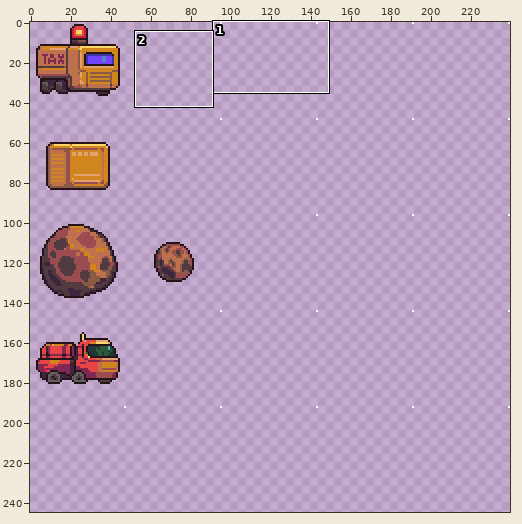
One commit to this pixel-art file: Assets/_Sprites/ase/tileset.aseprite. The picture above shows the old version from afar; the outline marks the close-up.
Close-up. Before the commit:
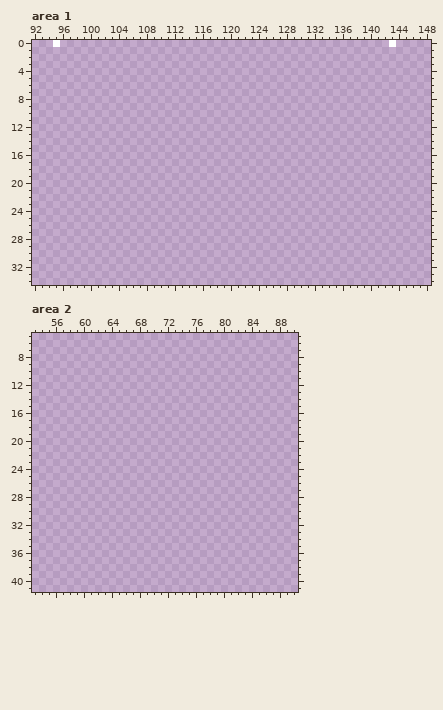
240x240 pixels, 1 frame. Shown: area 1: x 92..148, y 0..34; area 2: x 53..90, y 5..41. The old version is drawn lined up with the new one, on the new canvas. The wide view leaves out empty margins. The commit also changed other parts of the picture, which this record leaves out.
Once edited:
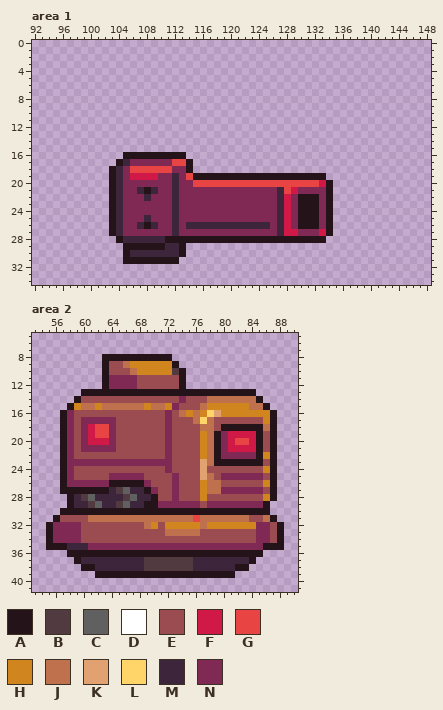
Palette (. is transparent): A #25131a  B #523b40  C #606060  D #ffffff  E #9b4c51  F #d01946  G #e84444  H #d1851e  J #bf704d  K #e1a171  L #ffd569  M #3d253b  N #802954
Changes in this commit:
canvas 240x240 -> 240x288
--- area 1
@@ x 92..148 @@
- 0 ...D...............................................D.....
+ 0 .........................................................
  1 .........................................................
@@ x 101..136 @@
 15 ....................................
-16 ....................................
-17 ....................................
-18 ....................................
-19 ....................................
-20 ....................................
-21 ....................................
-22 ....................................
-23 ....................................
-24 ....................................
-25 ....................................
-26 ....................................
-27 ....................................
-28 ....................................
-29 ....................................
-30 ....................................
-31 ....................................
+16 ....AAAAAAAAA.......................
+17 ...AMNNNNNNGGA......................
+18 ..AMNGGGGGGNNA......................
+19 ..AMNFFFFNNMNGAAAAAAAAAAAAAAAAAAA...
+20 ..AMNNNNNNNMNNGGGGGGGGGGGGGGGGGGFA..
+21 ..AMNNMAMNNMNNNNNNNNNNNNNNMGFNNNNA..
+22 ..AMNNNMNNNMNNNNNNNNNNNNNNMFNAAANA..
+23 ..AMNNNNNNNMNNNNNNNNNNNNNNMFNAAANA..
+24 ..AMNNNNNNNMNNNNNNNNNNNNNNMFNAAANA..
+25 ..AMNNNMNNNMNNNNNNNNNNNNNNMFNAAANA..
+26 ..AMNNMAMNNMNMMMMMMMMMMMMNMFNAAANA..
+27 ..AMNNNNNNNMNNNNNNNNNNNNNNMFFNNNFA..
+28 ...AMMMMMMAAAAAAAAAAAAAAAAAAAAAAA...
+29 ....AAAAAAMMA.......................
+30 ....AMMMMMMMA.......................
+31 ....AAAAAAAA........................
 32 ....................................
--- area 2
@@ x 53..90 @@
  7 ......................................
- 8 ......................................
- 9 ......................................
-10 ......................................
-11 ......................................
-12 ......................................
-13 ......................................
-14 ......................................
-15 ......................................
-16 ......................................
-17 ......................................
-18 ......................................
-19 ......................................
-20 ......................................
-21 ......................................
-22 ......................................
-23 ......................................
-24 ......................................
-25 ......................................
-26 ......................................
-27 ......................................
-28 ......................................
-29 ......................................
-30 ......................................
-31 ......................................
-32 ......................................
-33 ......................................
-34 ......................................
-35 ......................................
-36 ......................................
-37 ......................................
-38 ......................................
-39 ......................................
+ 8 ..........AAAAAAAAAA..................
+ 9 ..........AEEJHHHHHHA.................
+10 ..........AEEEJHHHHHBA................
+11 ..........ANNNNEEEEEEA................
+12 ..........ANNNNEEEEEEA................
+13 .......AAAAAAAAAAAAAAAAAAAAAAAAA......
+14 ......AEEEEEEEEEEEEEENEEEJJJJJJJA.....
+15 .....AHJJHJJJJJJHJJHNEEEJHHHHHHJJA....
+16 ....ANEEEEEEEEEEEEENEJHJHLKHHHHHHHA...
+17 ....ANENNNNNEEEEEEENEEEJLJEEEEEEEHA...
+18 ....ANENFGGNEEEEEEENEEEEJJEAAAAAAJA...
+19 ....ANENFGGNEEEEEEENEEEEHJANFFFFAEA...
+20 ....ANENFFFNEEEEEEENEEEEHJANFGGFAEA...
+21 ....ANENNNNNEEEEEEENEEEEHJANFFFFAEA...
+22 ....ANEEEEEEEEEEEEENEEEEHJANNNNNAHA...
+23 ....ANNNNNNNNNNNNNNNEEEEKJAAAAAAAEA...
+24 ....ANEEEEEEEEEEEEENEEEEKEEEEEEEEHA...
+25 ....ANEEEEENNNNNEEEENEEEKJENNNNNNEA...
+26 ....ANNNNNNAAAAANEEENEEEHJJEEEEEEHA...
+27 ....AAAAAAAMBCMMANEENEEEHJJNNNNNNEA...
+28 .....AMBCMMMMBCMMAEENEEEHEEEEEEEEHA...
+29 .....AMMBCMMBCMMAANNNNNNENNNNNNNNA....
+30 ....AAAAAAAAAAAAAAAAAAAAAAAAAAAAAA....
+31 ...AEEEEJJJJJJJJJJJJJJJGJJJJJJJEEJA...
+32 ..ANNNNEEEEEEEEEJHEHHHHHJHHHHHHHNNEA..
+33 ..ANNNNEEEEEEEEEEEEJJJJJEEEEEEEENNEA..
+34 ..ANNNNEEEEEEEEEEEEEEEEEEEEEEEEENNEA..
+35 ..AAAMMMNNNNNNNNNNNNNNNNNNNNNNNNNAAA..
+36 .....AAAAAAAAAAAAAAAAAAAAAAAAAAAA.....
+37 ......AMMMMMMMMMBBBBBBBMMMMMMMMA......
+38 .......AAMMMMMMMBBBBBBBMMMMMMAA.......
+39 .........AAAAAAAAAAAAAAAAAAAA.........
 40 ......................................
